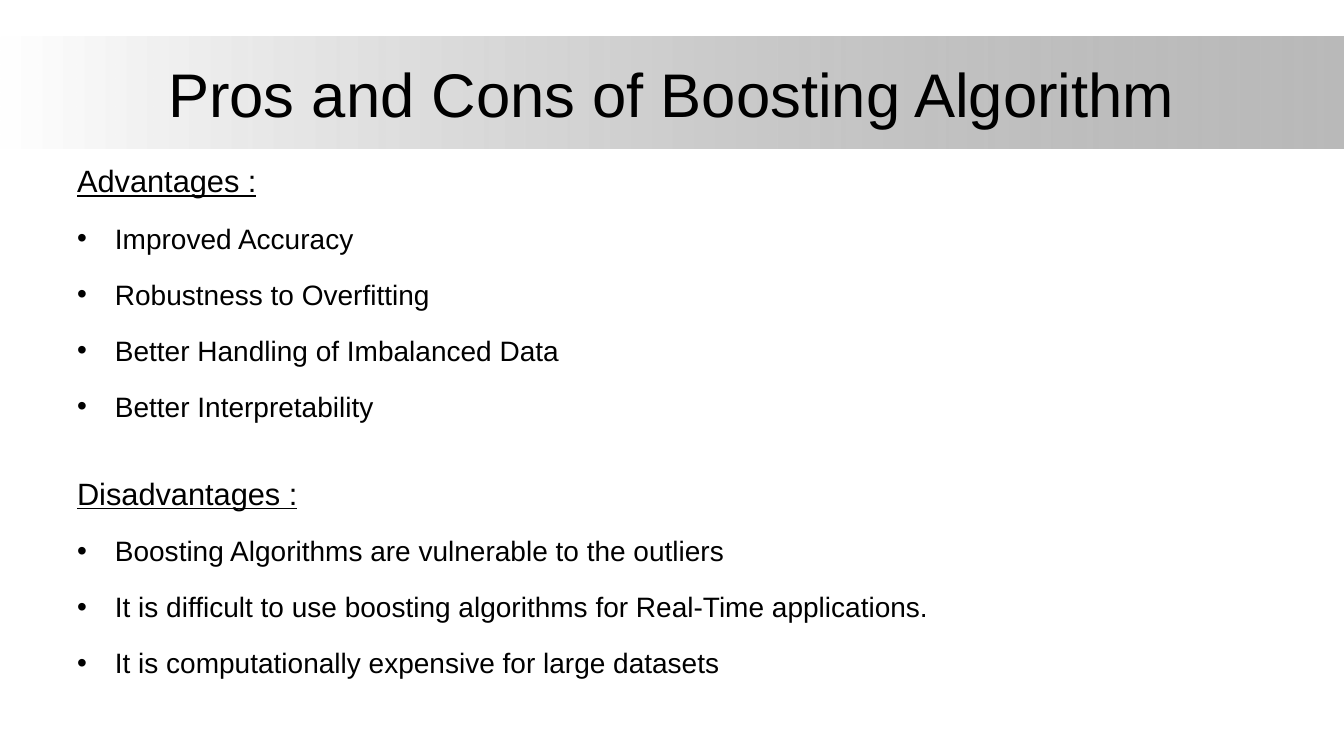
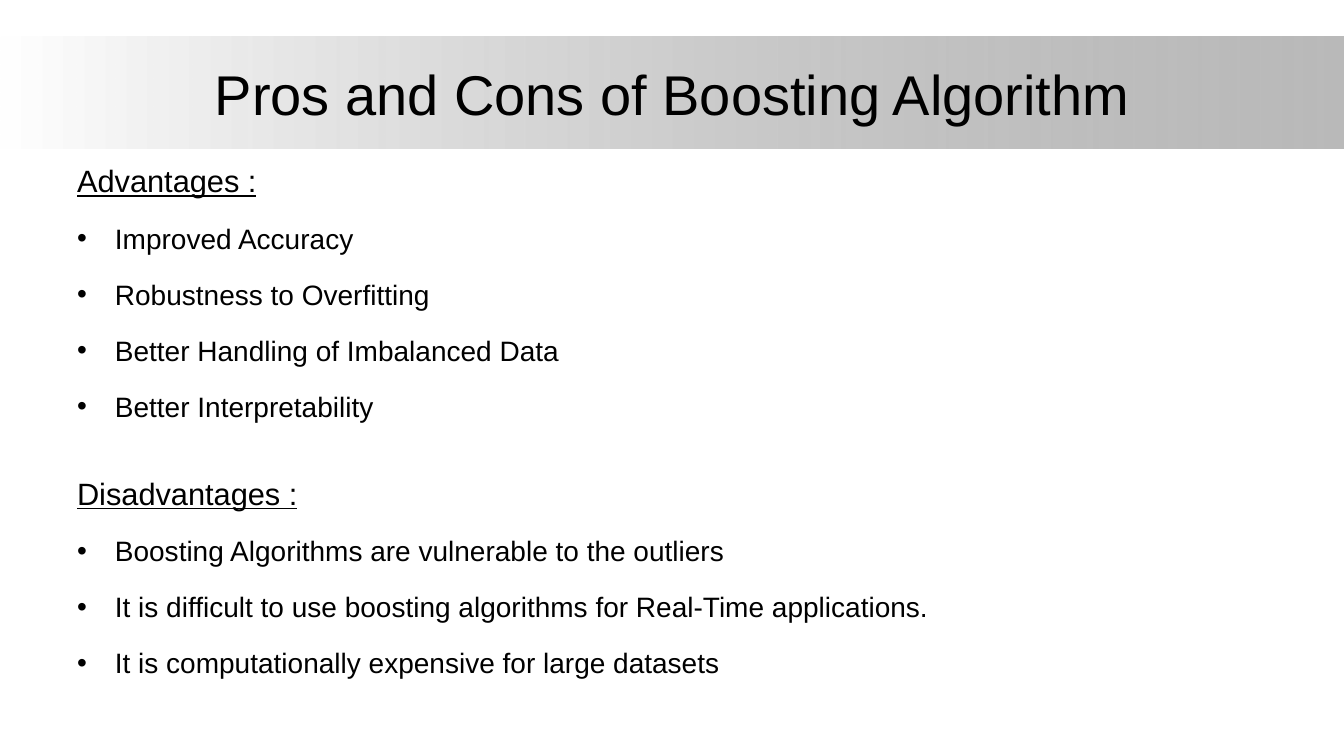
Before and after one commit to ThanigaivelGanapathi/Regression, a slide deck: slide 3 of Boosting Algorithm/Boosting Algorithm.pptx. Drawn at 1344x756 pixels with LibreOffice and Linux fonts; fonts in the diff are those of the drawing; background and template pictures are left out. Boxes give left, top, right and bottom in pixels: in the first picture for what was removed or moved away, otherwise in the second. Text is boxed around its words. In the diff, an @@ line names an element or a change of style, - is before the commit and + after.

```diff
--- a/Boosting Algorithm/Boosting Algorithm.pptx
+++ b/Boosting Algorithm/Boosting Algorithm.pptx
@@ title "Pros and Cons of Boosting ..." at [215,74,1129,125]: size 44 to 40 pt @@
```
Also in this commit, not shown: 6 other slides changed.
